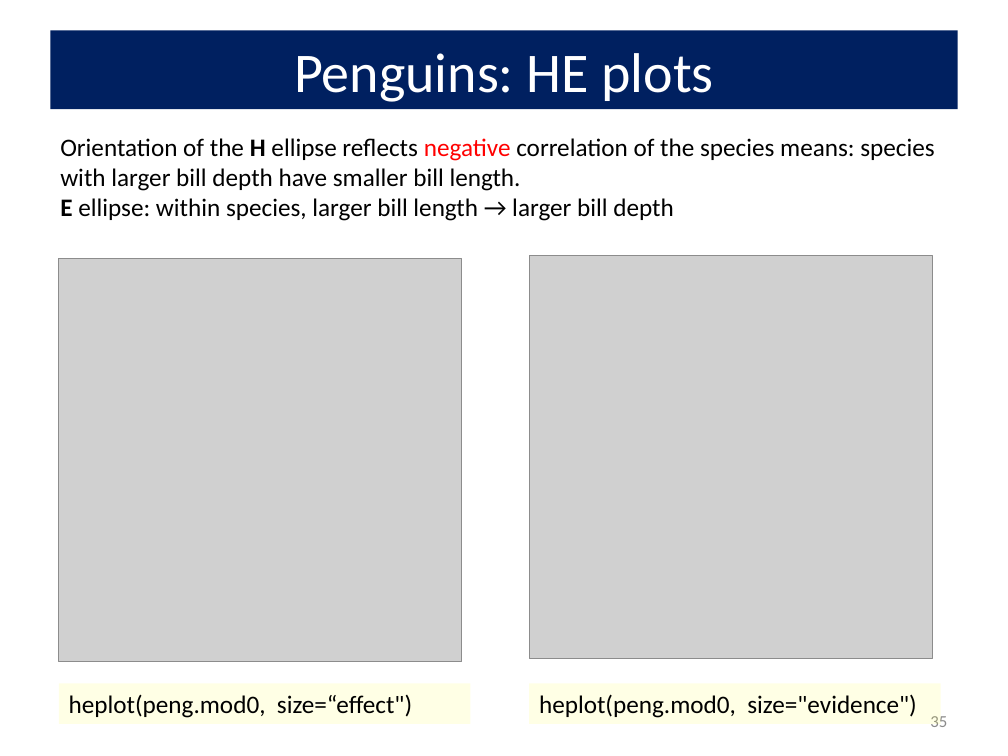
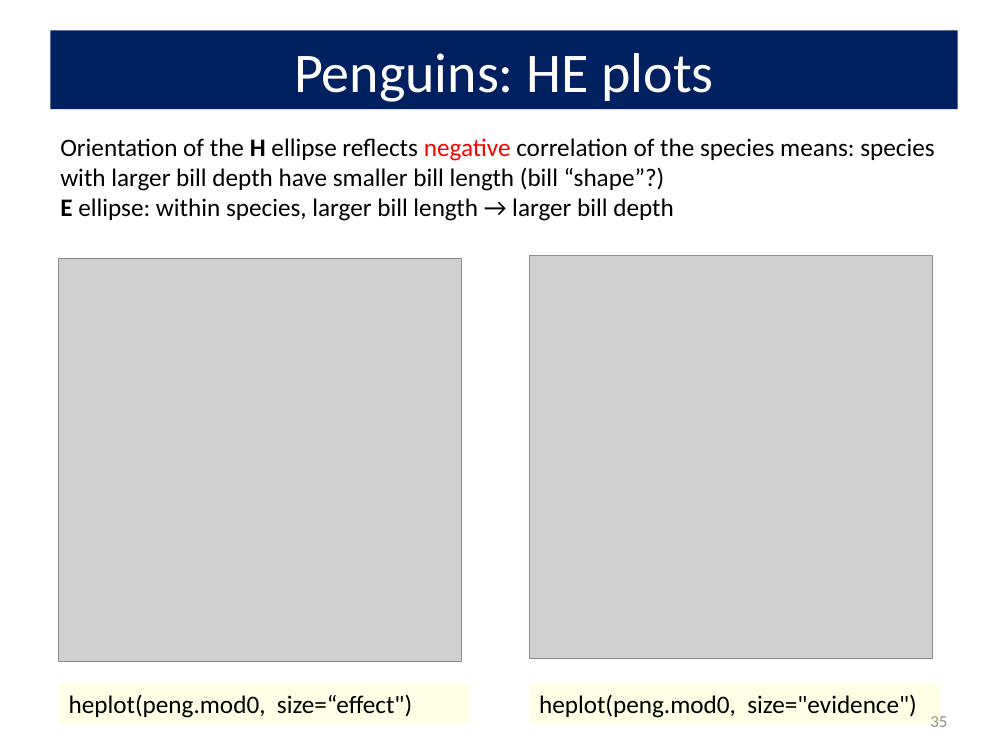
Before and after one commit to friendly/VisMLM-course, a slide deck: slide 35 of docs/lectures/lecture2.pptx. Drawn at 1008x756 pixels with LibreOffice and Linux fonts; fonts in the diff are those of the drawing; grey boxes stand for pictures. Boxes give left, top, right and bottom in pixels: in the first picture for what was removed or moved away, otherwise in the second. Text is boxed around its words. In the diff, an @@ line names an element or a change of style, - is before the commit and + after.

```diff
--- a/docs/lectures/lecture2.pptx
+++ b/docs/lectures/lecture2.pptx
@@ text at (60,138,934,191): text changed @@
-Orientation of the H ellipse reflects negative correlation of the species means: species with larger bill depth have smaller bill length.
+Orientation of the H ellipse reflects negative correlation of the species means: species with larger bill depth have smaller bill length (bill “shape”?)
```
Also in this commit, not shown: 6 other slides changed, 22 other files.
